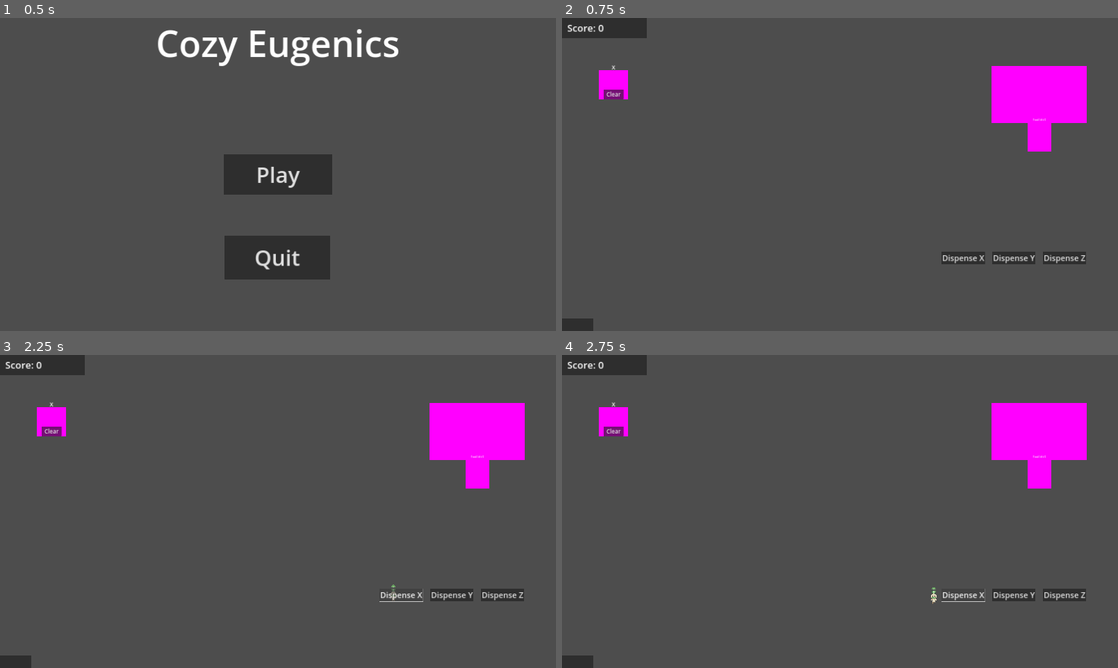
Above: before the commit, frames 1-4 (two rows, left to right).
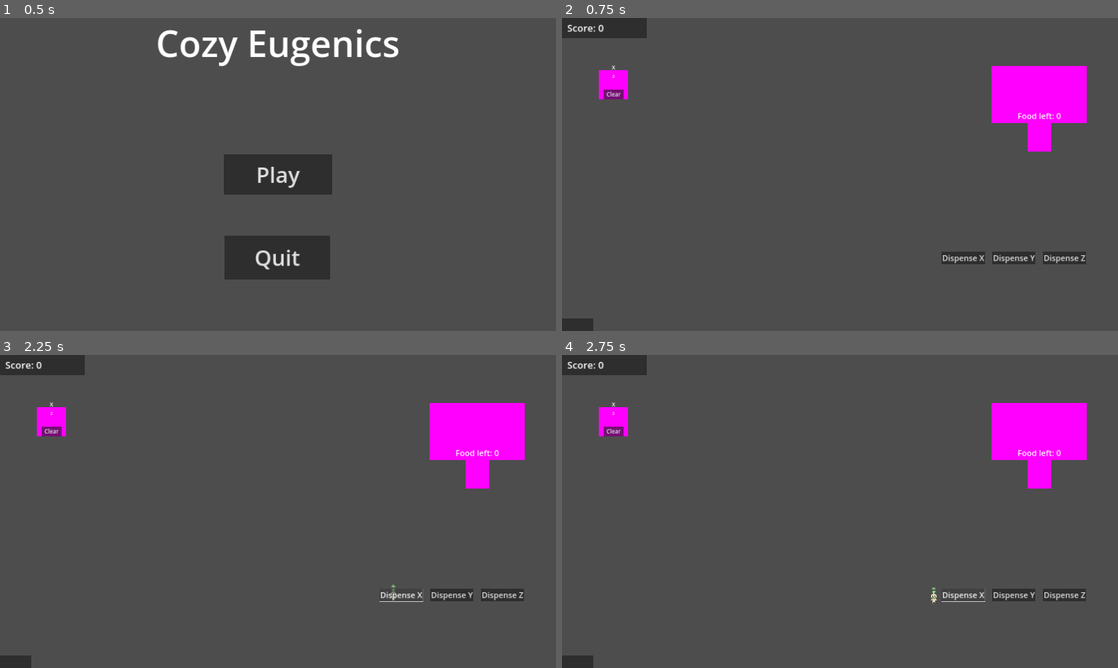
Above: after the commit, the same moments.

Repository: BoopEnthusiast/Cozy-Spring-Jam-2024
Game: Godot game, scene res://scenes/main_menu_screen.tscn
The game is run twice, just before and just after one commit, with the same random seed, the same clock (stepped at 60 frames per second) and the same inputs.
Inputs:
- Up to frame 1 (0.5 s): no input
- Up to frame 2 (0.75 s): click "Play" at 0.5 s
- Up to frame 3 (2.25 s): click "Clear" at 1.25 s; click "Dispense X" at 2 s
- Up to frame 4 (2.75 s): no input

Frame 1 is identical in both runs. In frame 2, 0.1% of the frame differs, in the area x 9-90%, y 18-33%; in frame 3, 0.1%; in frame 4, 0.1%.

Commit message:
main game loop done

Diff:
--- a/scenes/cauldron.tscn
+++ b/scenes/cauldron.tscn
@@ -56,5 +56,14 @@
 vertical_alignment = 1
 uppercase = true
 
+[node name="SlotsLeft" type="Label" parent="."]
+offset_left = -20.0
+offset_top = -83.0
+offset_right = 20.0
+offset_bottom = -60.0
+theme_override_font_sizes/font_size = 30
+text = "2"
+horizontal_alignment = 1
+
 [connection signal="body_entered" from="." to="." method="_on_body_entered"]
 [connection signal="pressed" from="Clear" to="." method="_on_button_pressed"]
--- a/scenes/compost.tscn
+++ b/scenes/compost.tscn
@@ -28,12 +28,13 @@
 anchor_left = 0.5
 anchor_right = 0.5
 anchor_bottom = 0.5
-offset_left = -20.0
-offset_top = 163.0
-offset_right = 20.0
-offset_bottom = 186.0
+offset_left = -134.0
+offset_top = 111.0
+offset_right = 134.0
+offset_bottom = 188.0
 grow_horizontal = 2
 grow_vertical = 2
+theme_override_font_sizes/font_size = 56
 text = "Food left: "
 horizontal_alignment = 1
 vertical_alignment = 1
--- a/scripts/cauldron.gd
+++ b/scripts/cauldron.gd
@@ -9,6 +9,7 @@
 
 @onready var current_label = $Current
 @onready var recipe_label = $Recipe
+@onready var slots_left_label = $SlotsLeft
 
 
 func _on_body_entered(body):
@@ -31,6 +32,14 @@
 
 func update_label():
 	current_label.text = first_genes + second_genes
+	var slots_left = 2
+	if not first_genes.is_empty():
+		slots_left -= 1
+	if not second_genes.is_empty():
+		slots_left -= 1
+	slots_left_label.text = str(slots_left)
+
+	print(current_label.text,"   ",current_recipe)
 	if current_label.text == current_recipe:
 		Singleton.score += current_recipe_length * Singleton.points_multiplier
 		Singleton.points_multiplier = 1
@@ -45,6 +54,10 @@
 
 func generate_recipe():
 	current_recipe = ""
+	current_recipe_length += 1
 	for i in range(current_recipe_length):
 		current_recipe += ALL_GENES.pick_random()
 	recipe_label.text = current_recipe
+	first_genes = ""
+	second_genes = ""
+	update_label()
